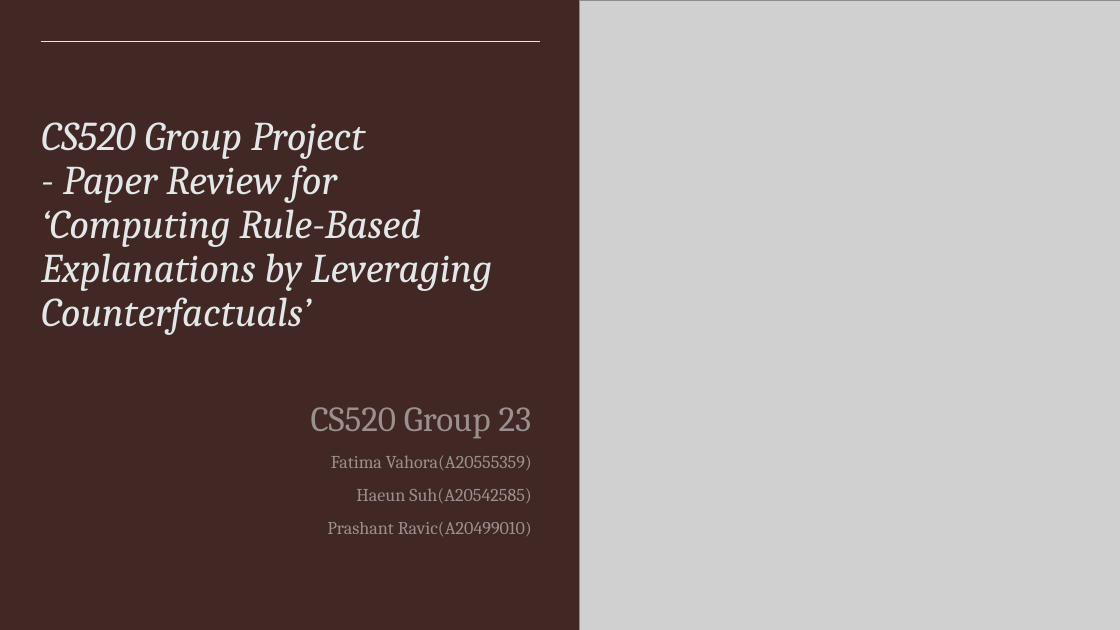
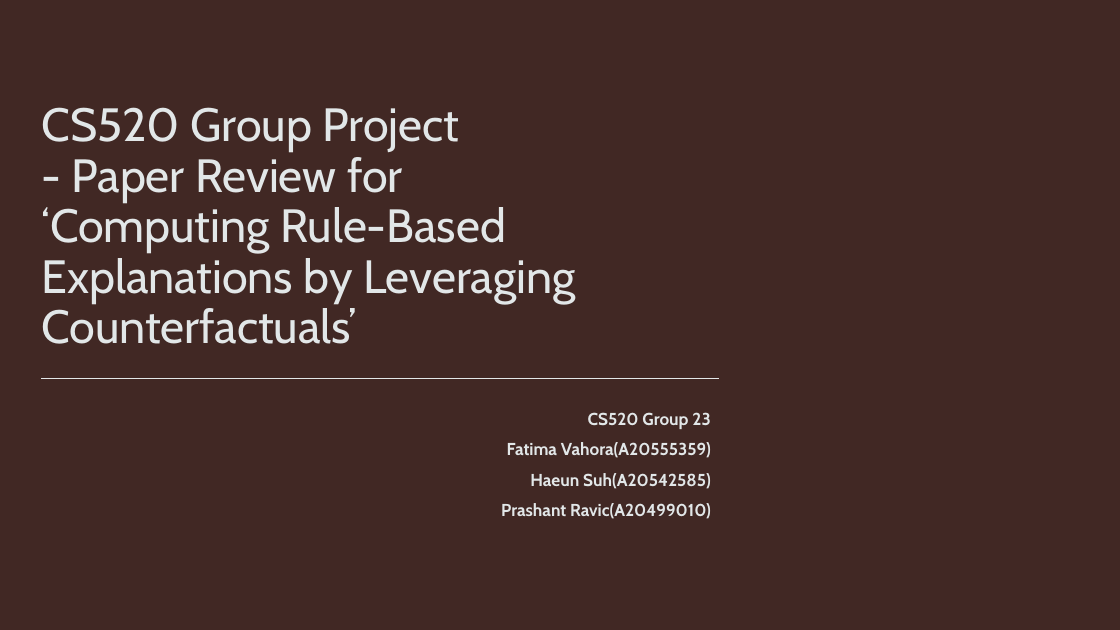
Before and after one commit to IITTeaching/cs520-f23-group-23, a slide deck: slide 1 of main-520-project/CS_520_Paper_Review_Group23.pptx. Drawn at 1120x630 pixels with LibreOffice and Linux fonts; fonts in the diff are those of the drawing; grey boxes stand for pictures; background and template pictures are left out. Boxes give left, top, right and bottom in pixels: in the first picture for what was removed or moved away, otherwise in the second. Text is boxed around its words. In the diff, an @@ line names an element or a change of style, - is before the commit and + after.

```diff
--- a/main-520-project/CS_520_Paper_Review_Group23.pptx
+++ b/main-520-project/CS_520_Paper_Review_Group23.pptx
@@ picture removed at (x1=580, y1=0, x2=1120, y2=630) @@
@@ rectangle added at (x1=0, y1=41, x2=759, y2=550), fill #412824 at 70% opacity @@
@@ line removed from (41, 41) to (540, 41) @@
@@ title "CS520 Group Project - Paper ..." moved from (x1=41, y1=122, x2=492, y2=335) to (x1=41, y1=107, x2=575, y2=344) @@
@@ title "CS520 Group Project - Paper ..." at (x1=41, y1=107, x2=575, y2=344): size 35 to 40 pt, font Cambria to Cabin, italic off @@
@@ line added from (41, 379) to (719, 379), #E2E7E8 0.5 pt @@
@@ subtitle "CS520 Group 23" moved from (x1=311, y1=407, x2=532, y2=536) to (x1=501, y1=412, x2=711, y2=519) @@
@@ subtitle "CS520 Group 23" at (x1=501, y1=412, x2=711, y2=519): size 30.2 to 14.8 pt in "CS520 Group 23"; font Cambria to Cabin, text colour #E2E7E8 at 55% opacity to #E2E7E8, bold on; size 15.5 to 14.8 pt in "Fatima Vahora(A20555359)", "Haeun Suh(A20542585)", "Prashant Ravic(A20499010)"; line spacing 1 to 0.9 @@
```
Also in this commit, not shown: 18 other slides changed, 8 slides added, 2 other files.
